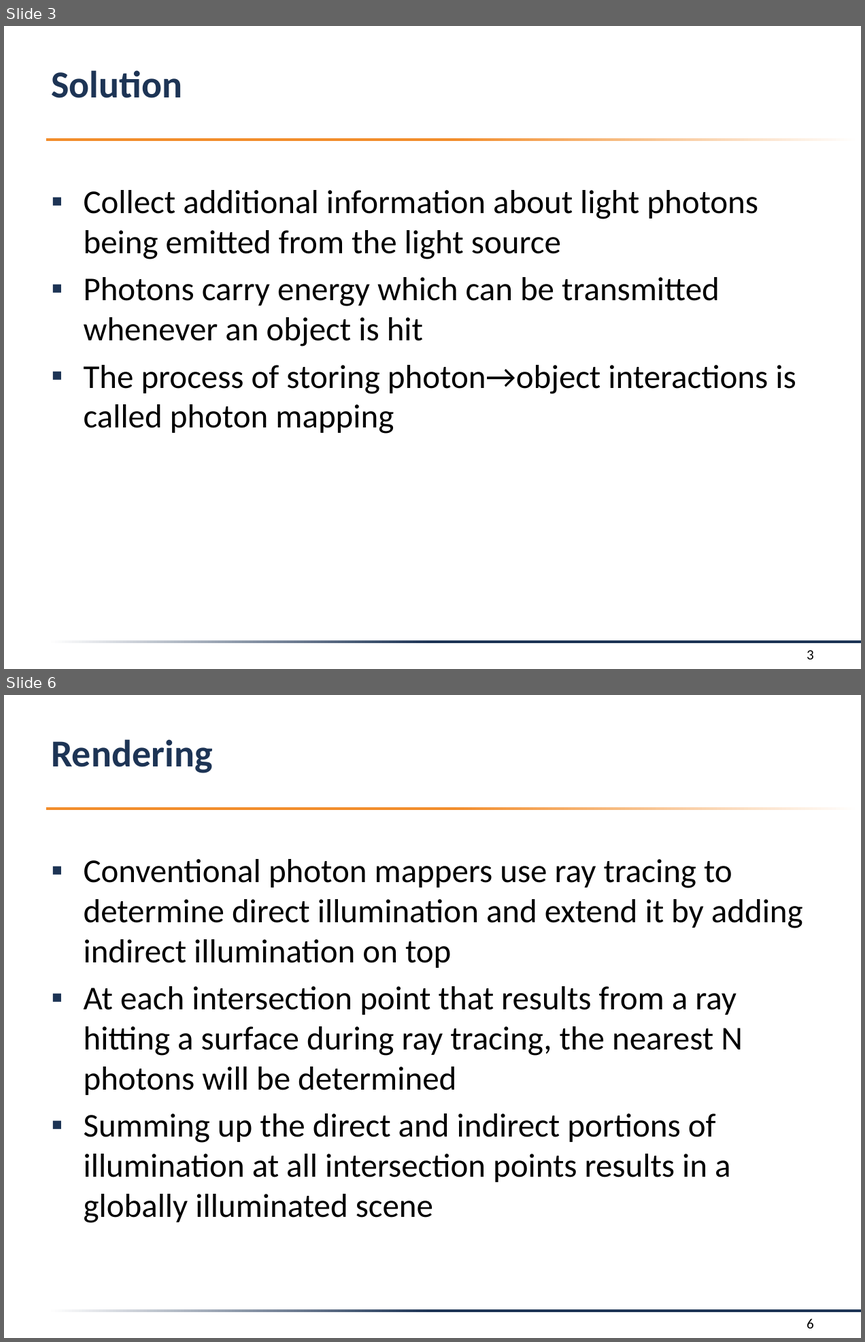
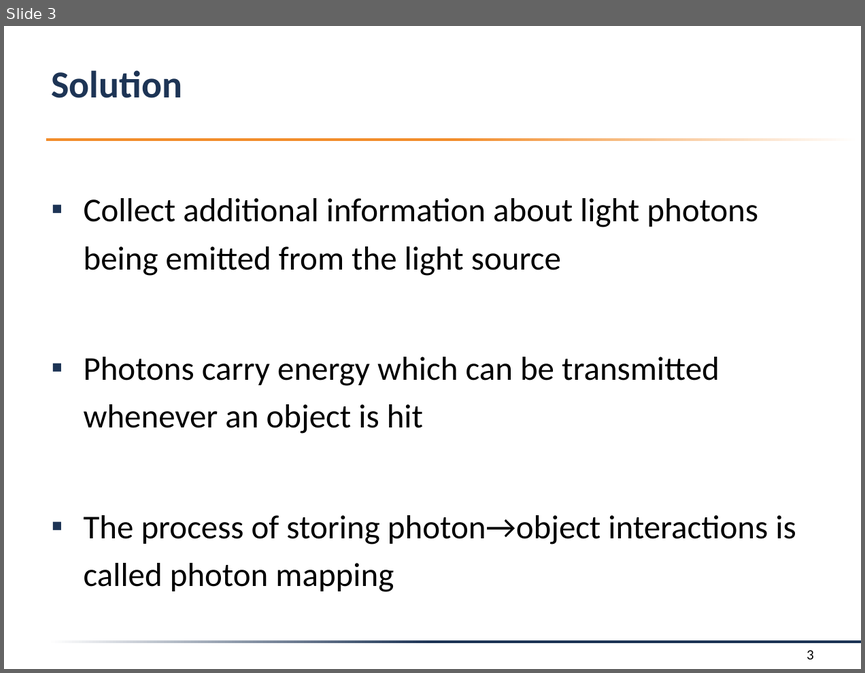
Before and after one commit to f-tischler/FortgeschritteneComputergrafik, a slide deck: Präsentation/presentation.pptx. Shown one above the other, each under a label of ours: slides 3 and 6 before the commit, slide 3 after it; the slides between them are not shown. The pictures are 865x1342 and 865x673 pixels, drawn with LibreOffice and Linux fonts; fonts in the diff are those of the drawing; background and template pictures are left out. Boxes give left, top, right and bottom in pixels: in the first picture for what was removed or moved away, otherwise in the second. Text is boxed around its words. In the diff, an @@ line names an element or a change of style, - is before the commit and + after.

```diff
--- a/Präsentation/presentation.pptx
+++ b/Präsentation/presentation.pptx
@@ slide 6 removed at box(4, 695, 861, 1338), background #FFFFFF; not listed: 2 template elements that a slide beside it also shows @@
@@ title removed at box(51, 739, 212, 773) @@
-Rendering
@@ text removed at box(84, 859, 803, 1223) @@
-▪ Conventional photon mappers use ray tracing to determine direct illumination and extend it by adding indirect illumination on top
-▪ At each intersection point that results from a ray hitting a surface during ray tracing, the nearest N photons will be determined
-▪ Summing up the direct and indirect portions of illumination at all intersection points results in a globally illuminated scene
@@ page number removed at box(806, 1318, 814, 1328) @@
-6
@@ slide 3 changed as well @@
@@ text "Collect additional information about light ..." at box(84, 198, 796, 592): line spacing 1 to 1.2 @@
```
Also in this commit, not shown: 12 other slides changed, 2 slides added, 4 other slides removed, 4 other files.
